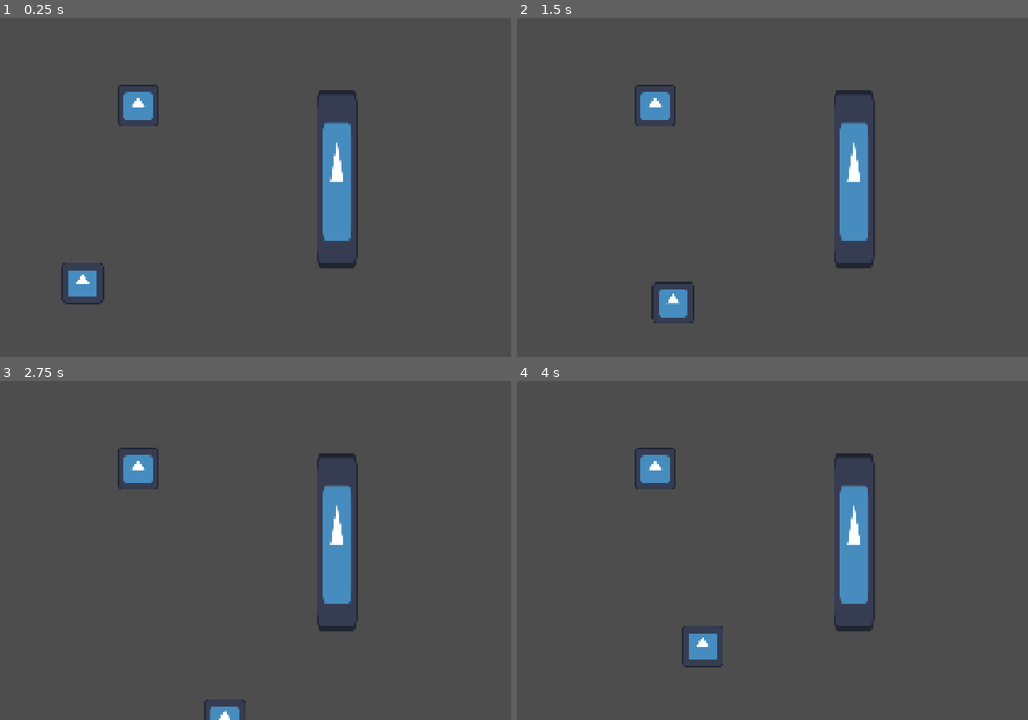
Above: before the commit, frames 1-4 (two rows, left to right).
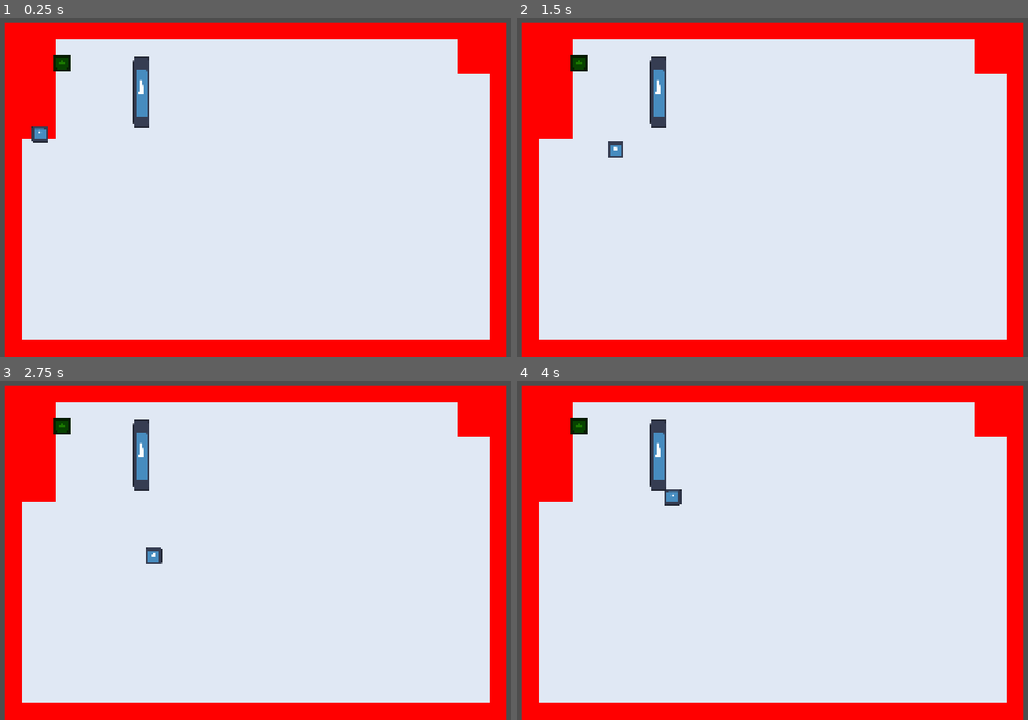
Above: after the commit, the same moments.

Repository: moxvallix/gdwild91
Game: Godot game, scene res://main.tscn
Two runs of this game, one before a commit and one after it. Both use one fixed random seed, a clock stepped at 60 frames per second and the inputs below. The engine's default icon, where the game draws it, is replaced by a stand-in: a white triangle on a blue panel in a dark square.
Inputs:
- Up to frame 1 (0.25 s): no input
- Up to frame 2 (1.5 s): tap Enter at 0.5 s; hold D (move_right) 0.53-1.28 s; hold S (move_down) from 1.28 s (still down)
- Up to frame 3 (2.75 s): release S (move_down) at 2.03 s; hold D (move_right) from 2.03 s (still down)
- Up to frame 4 (4 s): release D (move_right) at 2.78 s; hold W (move_up) 2.78-3.53 s; hold A (move_left) from 3.53 s (still down)

The runs differ from the first frame. In frame 1, 96% of the frame differs, in the area x 0-100%, y 1-100%; in frame 2, 96%; in frame 3, 96%; in frame 4, 96%.

Commit message:
work on initial worldgen concept

Diff:
--- a/enemies/guard/guard.tscn
+++ b/enemies/guard/guard.tscn
@@ -9,6 +9,7 @@
 [node name="Guard" type="CharacterBody2D" unique_id=1764606371]
 
 [node name="Icon" type="Sprite2D" parent="." unique_id=1894369693]
+modulate = Color(0.1060246, 0.47542626, 0, 1)
 texture = ExtResource("1_y3myj")
 
 [node name="PhysicsHitbox" type="CollisionShape2D" parent="." unique_id=80514433]
--- /dev/null
+++ b/levels/lmart/debug_tiles.tres
@@ -0,0 +1,23 @@
+[gd_resource type="TileSet" format=3 uid="uid://b7dx2i8csl07o"]
+
+[ext_resource type="Texture2D" uid="uid://4gevaur2lf3f" path="res://levels/lmart/debug_tiles.png" id="1_phmeu"]
+
+[sub_resource type="TileSetAtlasSource" id="TileSetAtlasSource_4lxc5"]
+texture = ExtResource("1_phmeu")
+texture_region_size = Vector2i(128, 128)
+0:0/0 = 0
+1:0/0 = 0
+3:0/0 = 0
+2:0/0 = 0
+5:0/0 = 0
+4:0/0 = 0
+4:1/0 = 0
+2:1/0 = 0
+0:1/0 = 0
+1:1/0 = 0
+3:1/0 = 0
+5:1/0 = 0
+
+[resource]
+tile_size = Vector2i(128, 128)
+sources/0 = SubResource("TileSetAtlasSource_4lxc5")
--- /dev/null
+++ b/levels/lmart/lmart.gd
@@ -0,0 +1,48 @@
+extends Node2D
+
+const CHUNK_SIZE = 5
+const MAP_WIDTH = 30
+const MAP_HEIGHT = 20
+
+# Called when the node enters the scene tree for the first time.
+func _ready() -> void:
+	pass # Replace with function body.
+	_generate_walls()
+
+
+# Called every frame. 'delta' is the elapsed time since the previous frame.
+func _process(delta: float) -> void:
+	pass
+
+func _set_debug_cell(x_pos: int, y_pos: int, type: int = 0) -> void:
+	var types = [
+		Vector2i(0, 0),
+		Vector2i(5, 1)
+	]
+	%Floorplan.set_cell(Vector2i(x_pos, y_pos), 0, types[type])
+
+func _generate_walls() -> void:
+	var top_left_inset_width := randi() % 2
+	var top_left_inset_height := randi() % 8
+
+	var top_right_inset_width := randi() % 8
+	var top_right_inset_height := randi() % 2
+
+	for x in range(0, MAP_WIDTH):
+		for y in range(0, MAP_HEIGHT):
+			_set_debug_cell(x, y, 1)
+
+			if x == 0 or x == (MAP_WIDTH - 1):
+				_set_debug_cell(x, y)
+
+			if y == 0 or y == (MAP_HEIGHT - 1):
+				_set_debug_cell(x, y)
+
+			if x <= (1 + top_left_inset_width) and y <= (1 + top_left_inset_height):
+				_set_debug_cell(x, y)
+
+			if x >= (MAP_WIDTH - 1 - top_right_inset_width) and y <= (1 + top_right_inset_height):
+				_set_debug_cell(x, y)
+
+func _generate_entrance_zone() -> void:
+	pass
--- /dev/null
+++ b/levels/lmart/lmart.tscn
@@ -0,0 +1,17 @@
+[gd_scene format=3 uid="uid://dqfd4qf3mhtdu"]
+
+[ext_resource type="Script" uid="uid://chlnc17r0v0yy" path="res://levels/lmart/lmart.gd" id="1_bfwt7"]
+[ext_resource type="TileSet" uid="uid://b7dx2i8csl07o" path="res://levels/lmart/debug_tiles.tres" id="2_6fiid"]
+
+[node name="Lmart" type="Node2D" unique_id=1606753722]
+script = ExtResource("1_bfwt7")
+
+[node name="Camera2D" type="Camera2D" parent="." unique_id=1390074649]
+position = Vector2(2327, 1209)
+zoom = Vector2(0.4, 0.4)
+
+[node name="Tiles" type="Node2D" parent="." unique_id=665918308]
+
+[node name="Floorplan" type="TileMapLayer" parent="Tiles" unique_id=945299626]
+unique_name_in_owner = true
+tile_set = ExtResource("2_6fiid")
--- a/main.tscn
+++ b/main.tscn
@@ -1,5 +1,6 @@
 [gd_scene format=3 uid="uid://bkrw8g3pmc41c"]
 
+[ext_resource type="PackedScene" uid="uid://dqfd4qf3mhtdu" path="res://levels/lmart/lmart.tscn" id="1_1bvp3"]
 [ext_resource type="PackedScene" uid="uid://tlbd75lpylpk" path="res://player/player.tscn" id="1_ig7tw"]
 [ext_resource type="PackedScene" uid="uid://cf8xbw8rxqrr5" path="res://enemies/guard/guard.tscn" id="2_0xm2m"]
 [ext_resource type="Texture2D" uid="uid://bdwdlc8oih3mw" path="res://icon.svg" id="3_h2yge"]
@@ -8,6 +9,8 @@
 size = Vector2(121.5, 540)
 
 [node name="Main" type="Node2D" unique_id=1388227079]
+
+[node name="Lmart" parent="." unique_id=1606753722 instance=ExtResource("1_1bvp3")]
 
 [node name="Player" parent="." unique_id=1417231954 instance=ExtResource("1_ig7tw")]
 position = Vector2(267, 854)
--- a/player/player.gd
+++ b/player/player.gd
@@ -1,6 +1,6 @@
 extends CharacterBody2D
 
-const SPEED = 300.0
+const SPEED = 600.0
 
 func _physics_process(delta: float) -> void:
 	# Get the input direction and handle the movement/deceleration.
--- a/player/player.tscn
+++ b/player/player.tscn
@@ -13,7 +13,7 @@
 radius = 62.0
 height = 146.0
 
-[node name="Player" type="CharacterBody2D" unique_id=1417231954]
+[node name="s" type="CharacterBody2D" unique_id=1417231954]
 script = ExtResource("1_rkbax")
 
 [node name="Icon" type="Sprite2D" parent="." unique_id=1952238386]
@@ -34,3 +34,5 @@
 
 [node name="PhysicsHitbox" type="CollisionShape2D" parent="." unique_id=1618886121]
 shape = SubResource("CapsuleShape2D_oul6g")
+
+[node name="Camera2D" type="Camera2D" parent="." unique_id=930010415]
Binary file added: levels/lmart/debug_tiles.png
Not shown, added: levels/lmart/debug_tiles.png.import
Not shown, added: levels/lmart/lmart.gd.uid
